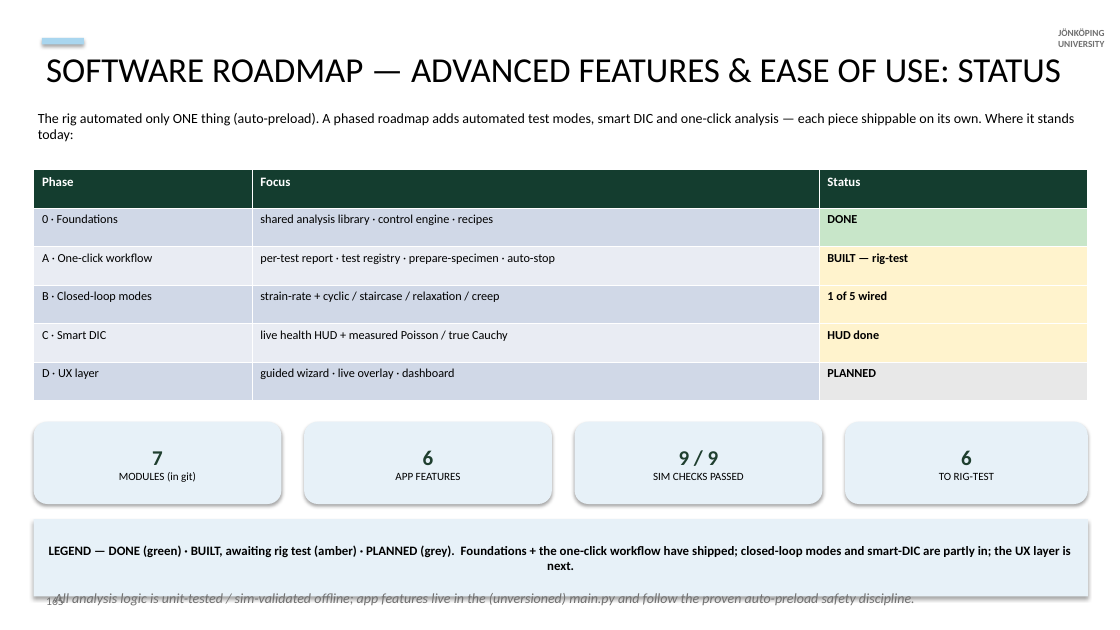
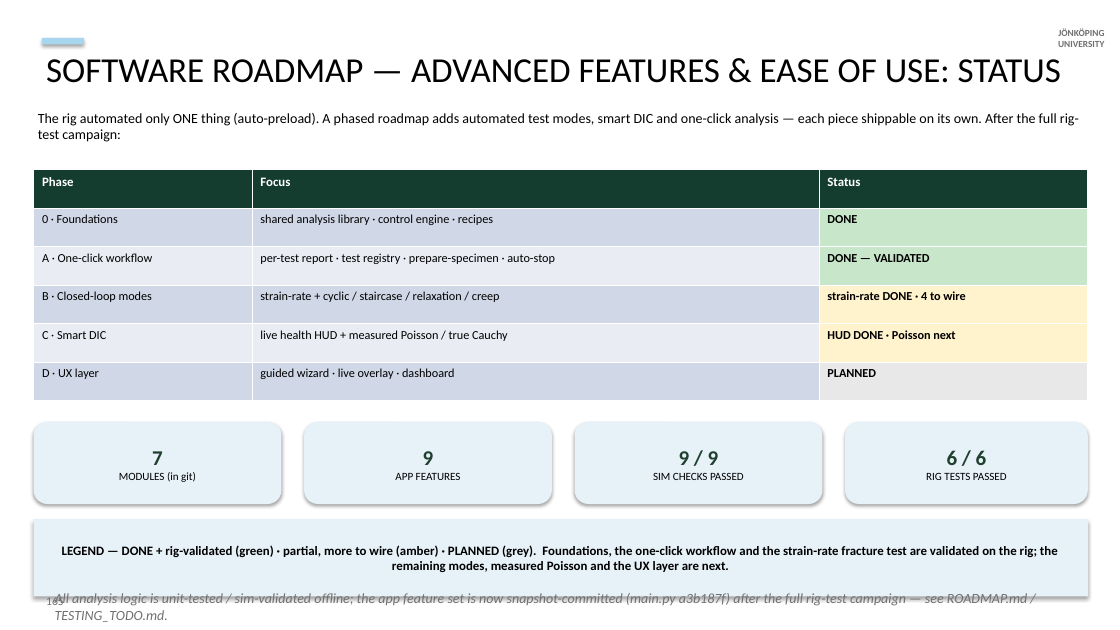
Before and after one commit to cenmir/UTM, a slide deck: slide 25 of V6a_8_6_20_slides.pptx. Drawn at 1120x630 pixels with LibreOffice and Linux fonts; fonts in the diff are those of the drawing. Boxes give left, top, right and bottom in pixels: in the first picture for what was removed or moved away, otherwise in the second. Text is boxed around its words. In the diff, an @@ line names an element or a change of style, - is before the commit and + after.

```diff
--- a/V6a_8_6_20_slides.pptx
+++ b/V6a_8_6_20_slides.pptx
@@ text at <box>38,113,1079,142</box>: text changed @@
-The rig automated only ONE thing (auto-preload). A phased roadmap adds automated test modes, smart DIC and one-click analysis — each piece shippable on its own. Where it stands today:
+The rig automated only ONE thing (auto-preload). A phased roadmap adds automated test modes, smart DIC and one-click analysis — each piece shippable on its own. After the full rig-test campaign:
@@ table at <box>34,170,1088,401</box> @@
-row 3, column 3: BUILT — rig-test
+row 3, column 3: DONE — VALIDATED
-row 4, column 3: 1 of 5 wired
+row 4, column 3: strain-rate DONE · 4 to wire
-row 5, column 3: HUD done
+row 5, column 3: HUD DONE · Poisson next
@@ fill #FFF3CD to #C8E6C9 in row 3, column 3 @@
@@ text in rounded rectangle at <box>423,451,434,465</box>: text changed @@
-6
+9
@@ text in rounded rectangle at <box>926,450,1007,480</box>: text changed @@
-6
-TO RIG-TEST
+6 / 6
+RIG TESTS PASSED
@@ text in rectangle at <box>62,545,1058,572</box>: text changed @@
-LEGEND — DONE (green) · BUILT, awaiting rig test (amber) · PLANNED (grey). Foundations + the one-click workflow have shipped; closed-loop modes and smart-DIC are partly in; the UX layer is next.
+LEGEND — DONE + rig-validated (green) · partial, more to wire (amber) · PLANNED (grey). Foundations, the one-click workflow and the strain-rate fracture test are validated on the rig; the remaining modes, measured Poisson and the UX layer are next.
@@ text at <box>55,593,1027,622</box>: text changed @@
-All analysis logic is unit-tested / sim-validated offline; app features live in the (unversioned) main.py and follow the proven auto-preload safety discipline.
+All analysis logic is unit-tested / sim-validated offline; the app feature set is now snapshot-committed (main.py a3b187f) after the full rig-test campaign — see ROADMAP.md / TESTING_TODO.md.
```
Also in this commit, not shown: 3 other slides changed, 2 other files.
